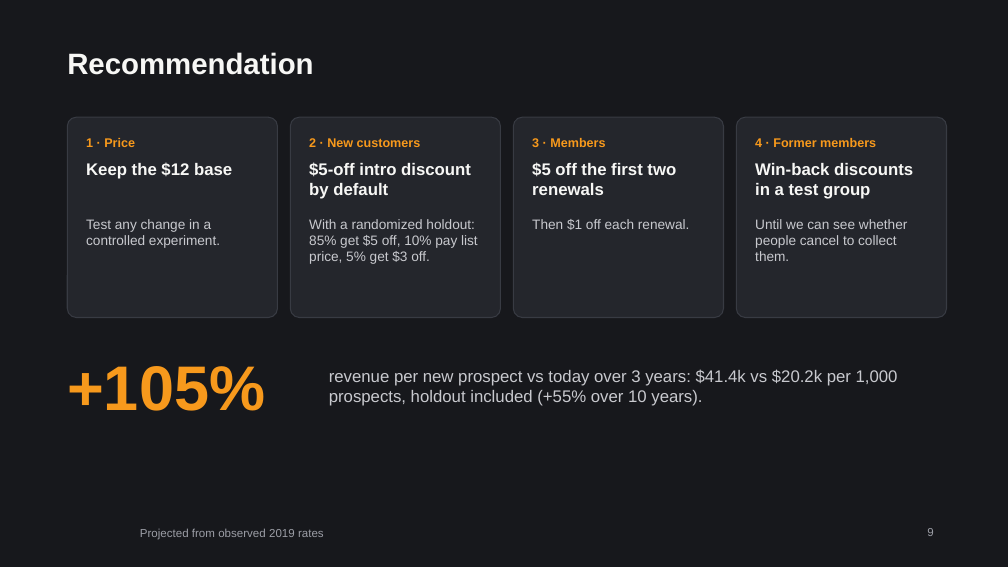
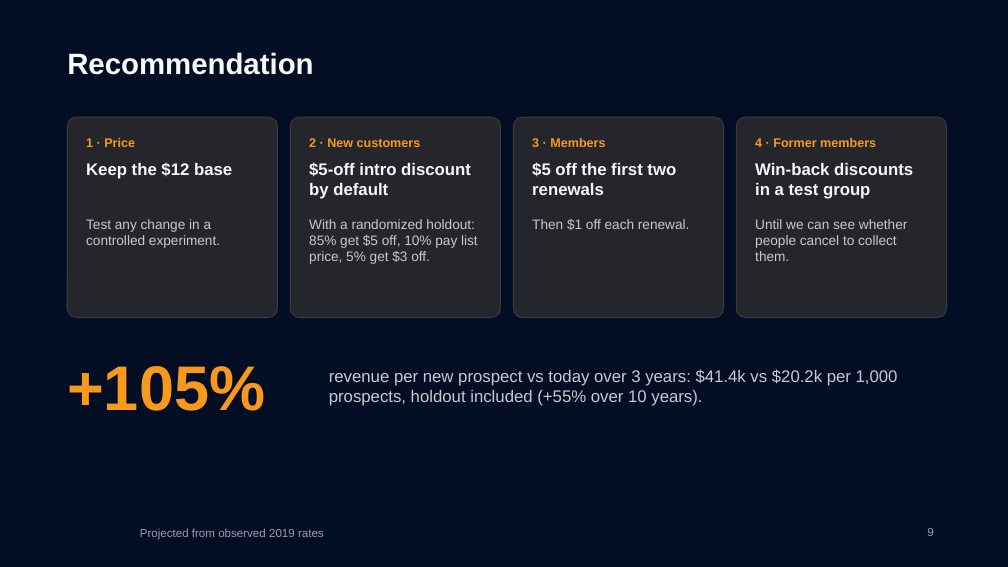
Before and after one commit to itacky/lorehaven-pricing, a slide deck: slide 9 of presentation/Evaluating_the_Lorehaven_Pricing_Strategy.pptx. Drawn at 1008x567 pixels with LibreOffice and Linux fonts; fonts in the diff are those of the drawing; background and template pictures are left out. Boxes give left, top, right and bottom in pixels: in the first picture for what was removed or moved away, otherwise in the second. Text is boxed around its words. In the diff, an @@ line names an element or a change of style, - is before the commit and + after.

```diff
--- a/presentation/Evaluating_the_Lorehaven_Pricing_Strategy.pptx
+++ b/presentation/Evaluating_the_Lorehaven_Pricing_Strategy.pptx
@@ background #17181C to #030E24 @@
```
Also in this commit, not shown: 5 other slides changed, 6 other files.
